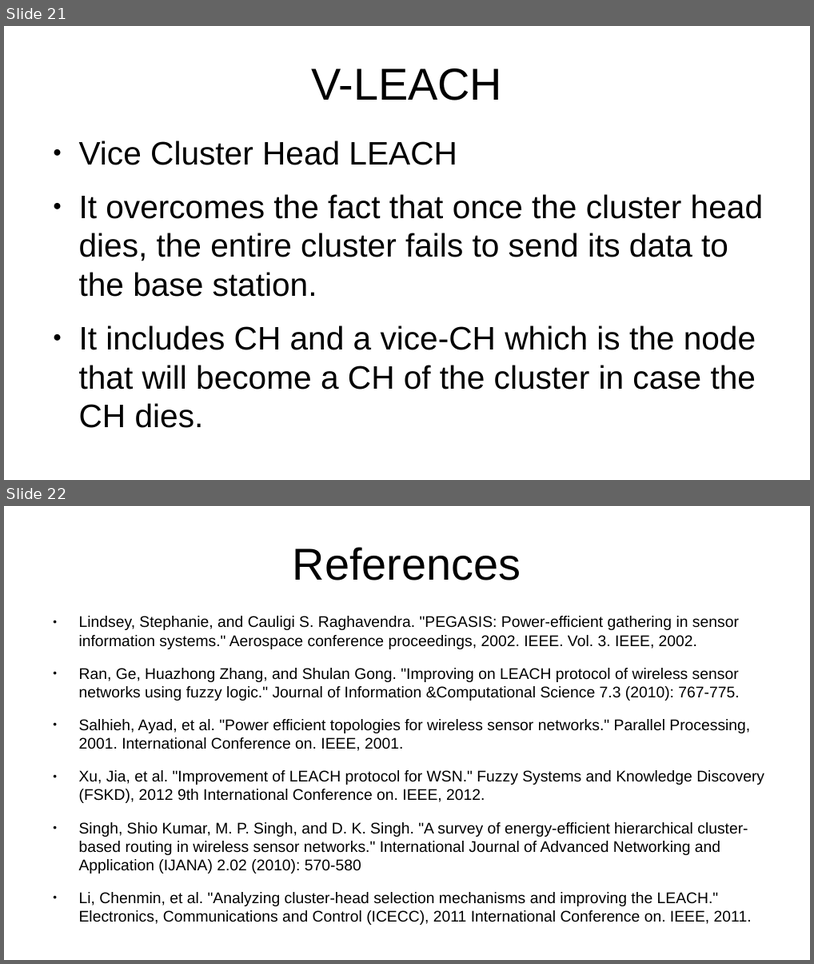
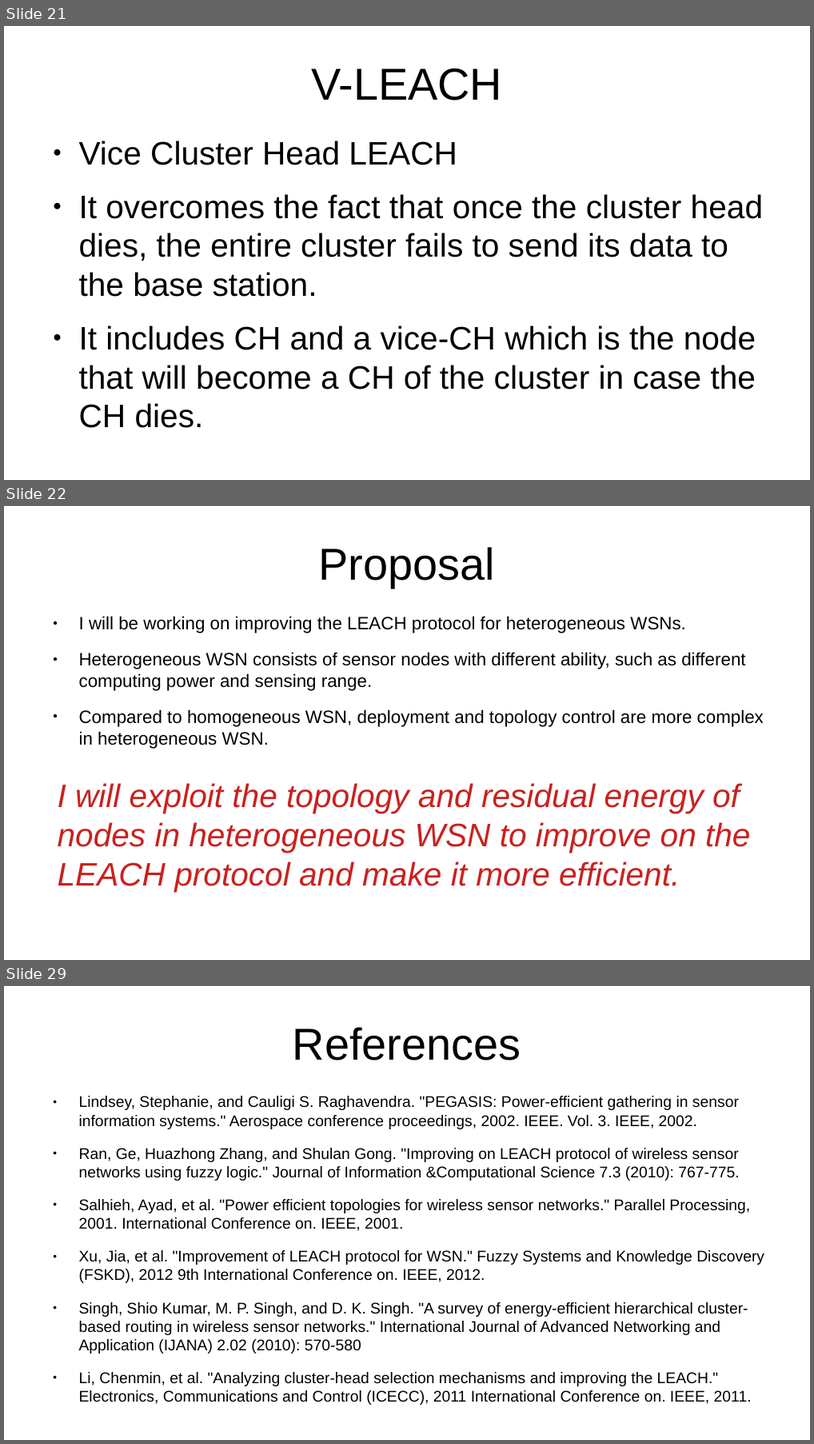
Before and after one commit to ChahatBansal8060/COL768_project, a slide deck: WSN_Presentation1.odp. Shown one above the other, each under a label of ours: slides 21 and 22 before the commit, slides 21, 22 and 29 after it; the slides between them are not shown. The pictures are 814x964 and 814x1444 pixels, drawn with LibreOffice and Linux fonts; fonts in the diff are those of the drawing. Boxes give left, top, right and bottom in pixels: in the first picture for what was removed or moved away, otherwise in the second. Text is boxed around its words. In the diff, an @@ line names an element or a change of style, - is before the commit and + after.

```diff
--- a/WSN_Presentation1.odp
+++ b/WSN_Presentation1.odp
@@ slide 22 added at bbox=[4, 506, 810, 960], background #FFFFFF @@
@@ title added at bbox=[319, 547, 495, 588], 44 pt, text #000000 @@
+Proposal
@@ text added at bbox=[79, 616, 764, 748], 17.6 pt, text #000000 @@
+● I will be working on improving the LEACH protocol for heterogeneous WSNs.
+● Heterogeneous WSN consists of sensor nodes with different ability, such as different computing power and sensing range.
+● Compared to homogeneous WSN, deployment and topology control are more complex in heterogeneous WSN.
@@ text added at bbox=[58, 783, 750, 892], 32 pt, text #C9211E, italic @@
+I will exploit the topology and residual energy of nodes in heterogeneous WSN to improve on the LEACH protocol and make it more efficient.
@@ what was slide 22 is now slide 29 @@
```
Also in this commit, not shown: 1 slide changed, 6 other slides added, 3 other files.
